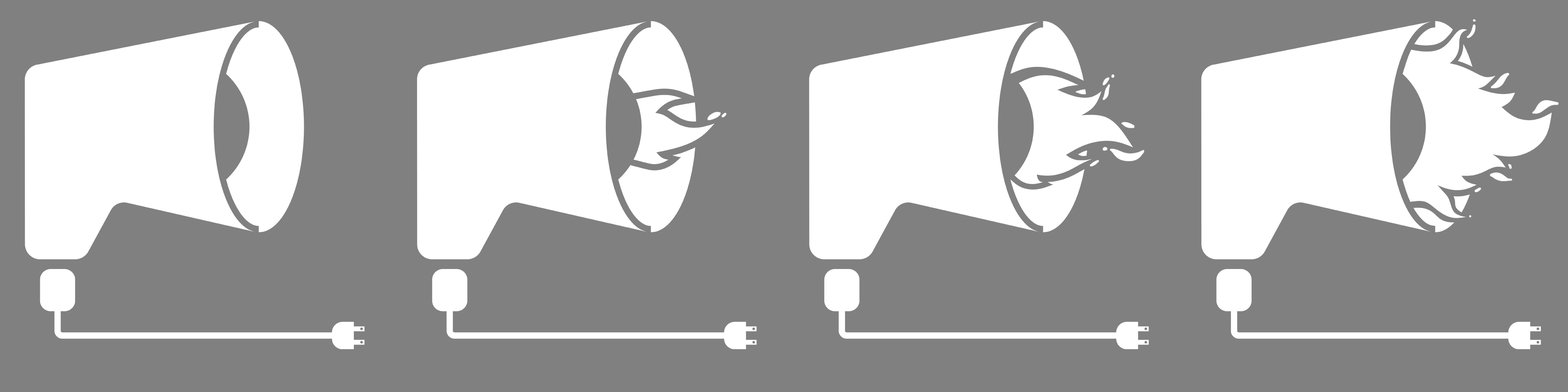
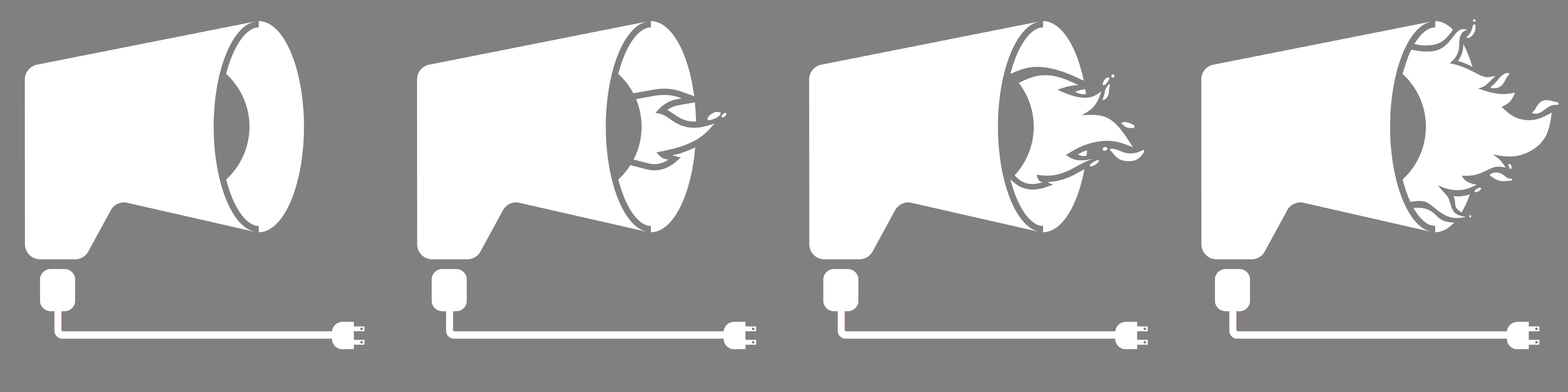
Layer changes from the first 1568 × 392 image to the second:
painted on "Layer 4" over 60, 268, 1542, 350
hid "volume_icon_test-01" over 60, 268, 1542, 350
